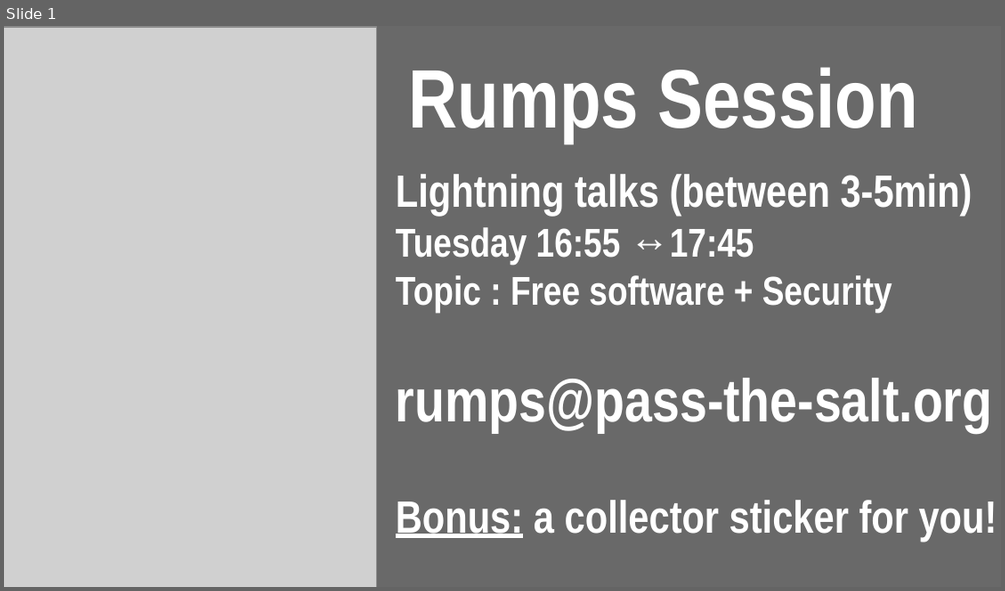
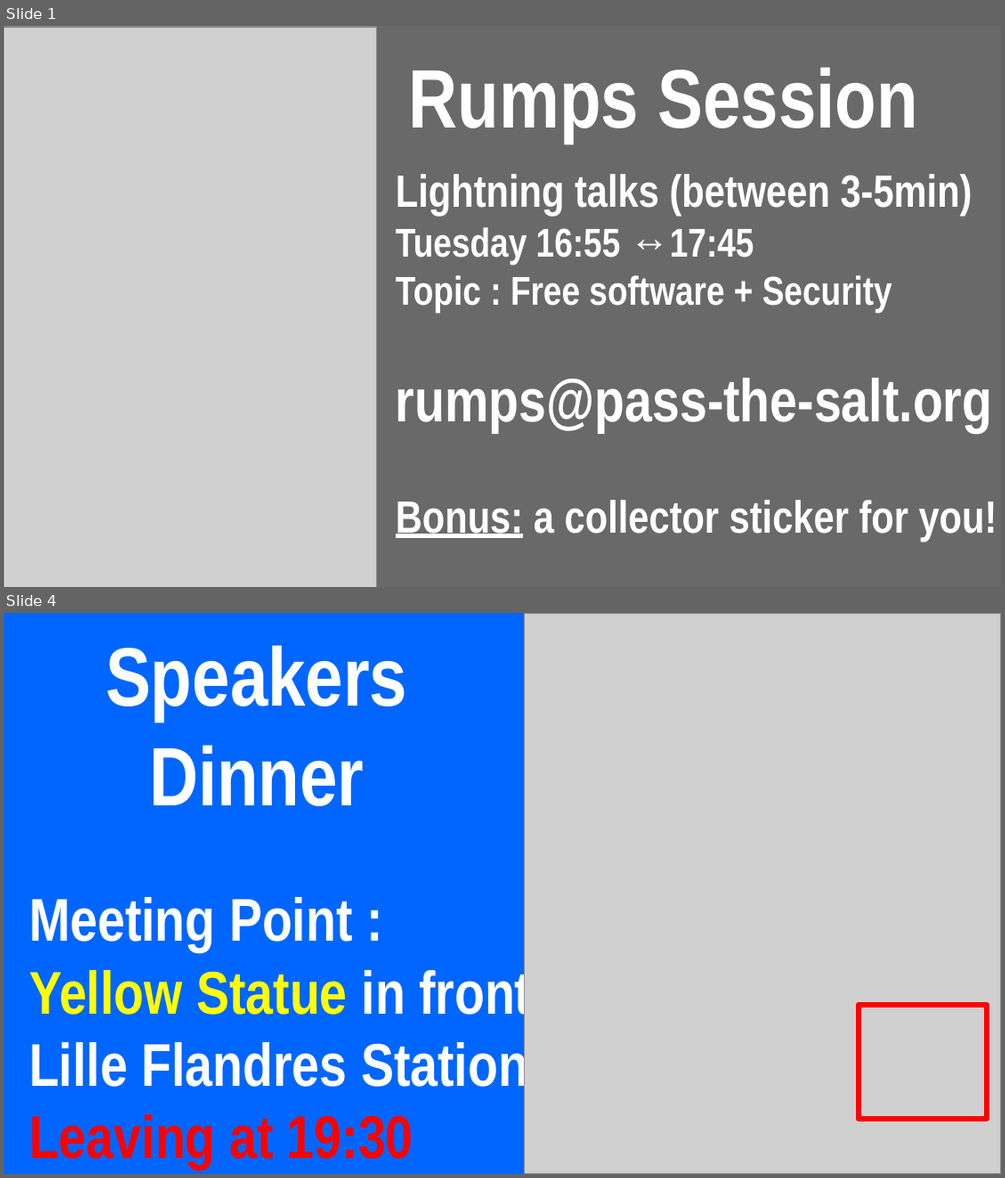
Before and after one commit to pass-the-salt/2023-communication, a slide deck: slides/PTS2023-lundi.odp. Shown one above the other, each under a label of ours: slide 1 before the commit, slides 1 and 4 after it; the slides between them are not shown. The pictures are 1005x591 and 1005x1178 pixels, drawn with LibreOffice and Linux fonts; fonts in the diff are those of the drawing; grey boxes stand for pictures. Boxes give left, top, right and bottom in pixels: in the first picture for what was removed or moved away, otherwise in the second. Text is boxed around its words. In the diff, an @@ line names an element or a change of style, - is before the commit and + after.

```diff
--- a/slides/PTS2023-lundi.odp
+++ b/slides/PTS2023-lundi.odp
@@ slide 4 added at [4, 613, 1001, 1174], background #0066FF @@
@@ picture added at [524, 613, 1001, 1174] @@
@@ title added at [105, 645, 407, 806], 66 pt, text #FFFFFF, bold @@
+Speakers Dinner
@@ title added at [29, 897, 531, 1169], 48 pt, text #FFFFFF, bold @@
+Meeting Point :
+Yellow Statue in front
+Lille Flandres Station
+Leaving at 19:30
@@ picture added at [832, 965, 1001, 1174] @@
@@ rectangle added at [858, 1005, 987, 1119], outline #FF0000 4.51 pt @@
```
Also in this commit, not shown: 1 slide changed, 1 other slide added, 1 slide removed.
